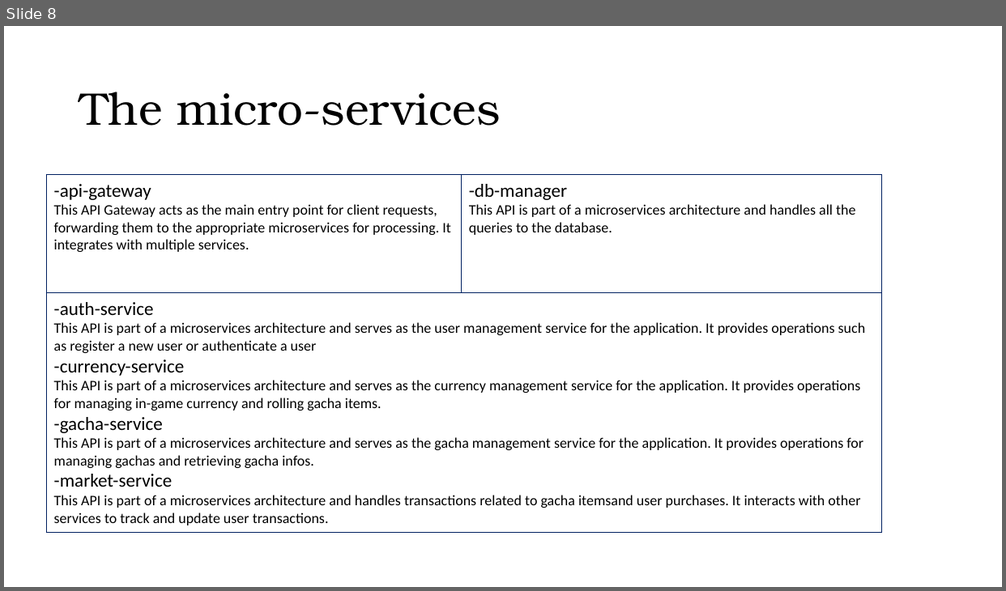
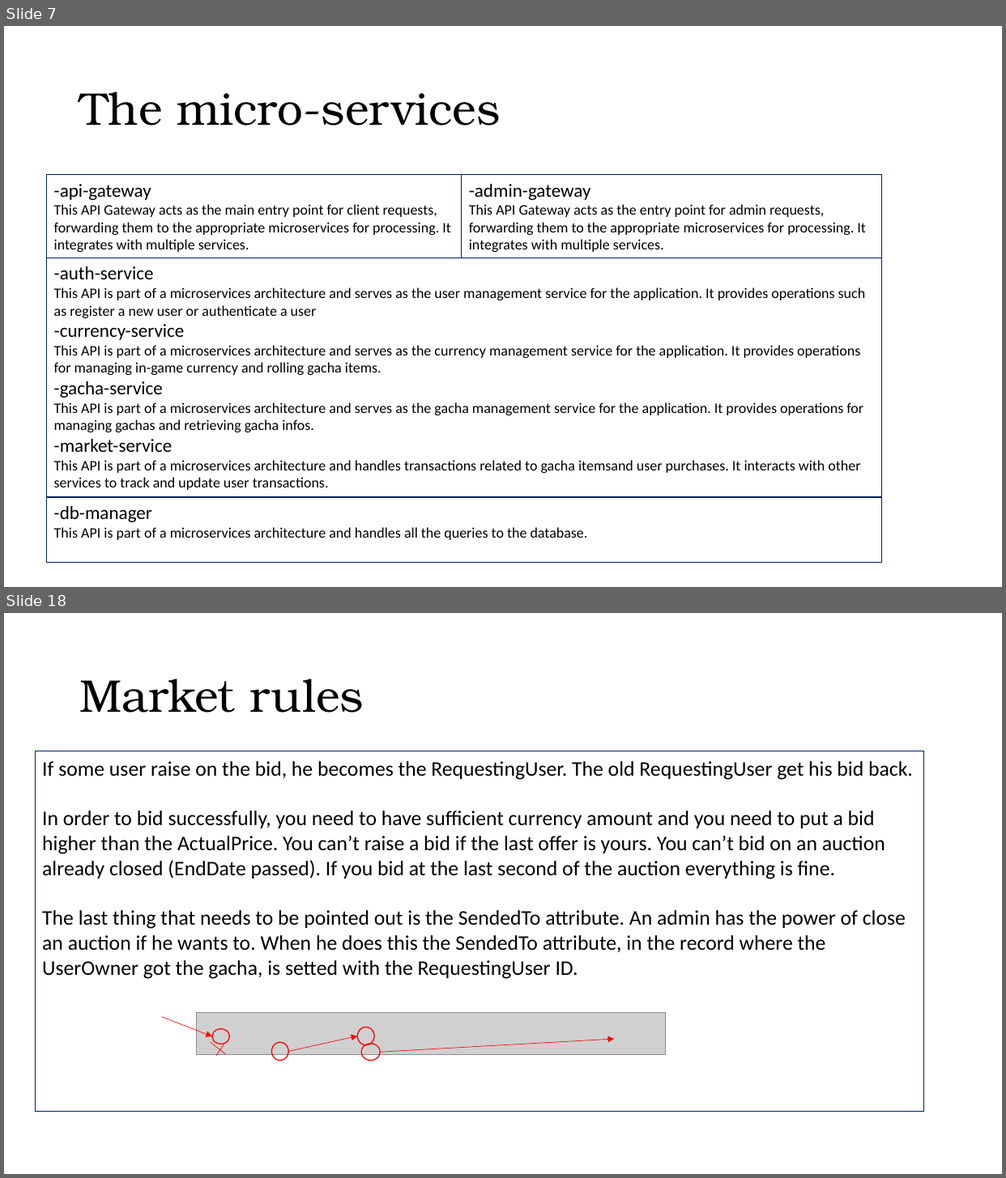
Before and after one commit to ardiz99/TBAse, a slide deck: doc/Gacha Collection.pptx. Shown one above the other, each under a label of ours: slide 8 before the commit, slides 7 and 18 after it; the slides between them are not shown. The pictures are 1006x591 and 1006x1178 pixels, drawn with LibreOffice and Linux fonts; fonts in the diff are those of the drawing; grey boxes stand for pictures. Boxes give left, top, right and bottom in pixels: in the first picture for what was removed or moved away, otherwise in the second. Text is boxed around its words. In the diff, an @@ line names an element or a change of style, - is before the commit and + after.

```diff
--- a/doc/Gacha Collection.pptx
+++ b/doc/Gacha Collection.pptx
@@ slide 18 added at bbox=[4, 613, 1002, 1174], background #FFFFFF @@
@@ title added at bbox=[80, 679, 364, 713], 44 pt, text #000000 @@
+Market rules
@@ rectangle added at bbox=[35, 752, 924, 1112], outline #002060 0.75 pt, 20 pt, text #000000 @@
+If some user raise on the bid, he becomes the RequestingUser. The old RequestingUser get his bid back.
+In order to bid successfully, you need to have sufficient currency amount and you need to put a bid higher than the ActualPrice. You can’t raise a bid if the last offer is yours. You can’t bid on an auction already closed (EndDate passed). If you bid at the last second of the auction everything is fine.
+The last thing that needs to be pointed out is the SendedTo attribute. An admin has the power of close an auction if he wants to. When he does this the SendedTo attribute, in the record where the UserOwner got the gacha, is setted with the RequestingUser ID.
@@ arrow added from (162, 1017) to (212, 1037), #FF0000 0.5 pt @@
@@ picture added at bbox=[197, 1013, 666, 1055] @@
@@ line added from (211, 1043) to (226, 1054), #FF0000 0.5 pt @@
@@ ellipse added at bbox=[212, 1029, 229, 1044], outline #FF0000 1 pt @@
@@ line added from (216, 1056) to (226, 1043), #FF0000 0.5 pt @@
@@ ellipse added at bbox=[272, 1043, 289, 1061], outline #FF0000 1 pt @@
@@ arrow added from (288, 1052) to (357, 1037), #FF0000 0.5 pt @@
@@ ellipse added at bbox=[357, 1028, 374, 1046], outline #FF0000 1 pt @@
@@ ellipse added at bbox=[361, 1044, 380, 1061], outline #FF0000 1 pt @@
@@ arrow added from (380, 1053) to (614, 1039), #FF0000 0.5 pt @@
@@ what was slide 8 is now slide 7 @@
@@ slide 7 changed as well @@
@@ rectangle "-api-gateway This API Gateway acts ...": place and size @@
-rectangle "-api-gateway This API Gateway acts ..." at bbox=[47, 175, 462, 293]
+rectangle "-api-gateway This API Gateway acts ..." at bbox=[47, 175, 462, 258]
@@ rectangle "-admin-gateway": place and size @@
-rectangle "-admin-gateway" at bbox=[462, 175, 881, 293]
+rectangle "-admin-gateway" at bbox=[462, 175, 881, 258]
@@ text in rectangle at bbox=[469, 184, 866, 252]: text changed @@
--db-manager
-This API is part of a microservices architecture and handles all the queries to the database.
+-admin-gateway
+This API Gateway acts as the entry point for admin requests, forwarding them to the appropriate microservices for processing. It integrates with multiple services.
@@ rectangle "-auth-service This API is part ...": place and size @@
-rectangle "-auth-service This API is part ..." at bbox=[47, 293, 881, 533]
+rectangle "-auth-service This API is part ..." at bbox=[47, 258, 881, 497]
@@ rectangle added at bbox=[47, 497, 881, 564], outline #002060 0.75 pt, 14 pt, text #000000 @@
+-db-manager
+This API is part of a microservices architecture and handles all the queries to the database.
```
Also in this commit, not shown: 4 other slides changed, 13 other slides added, 3 slides removed, 3 other files.
